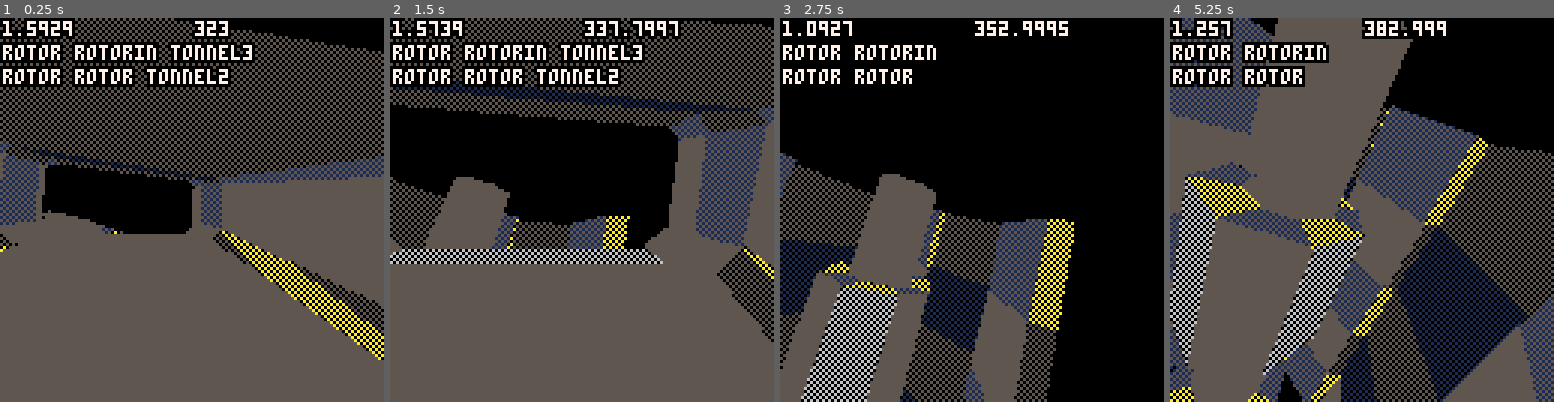
Above: before the commit, frames 1-4 (left to right).
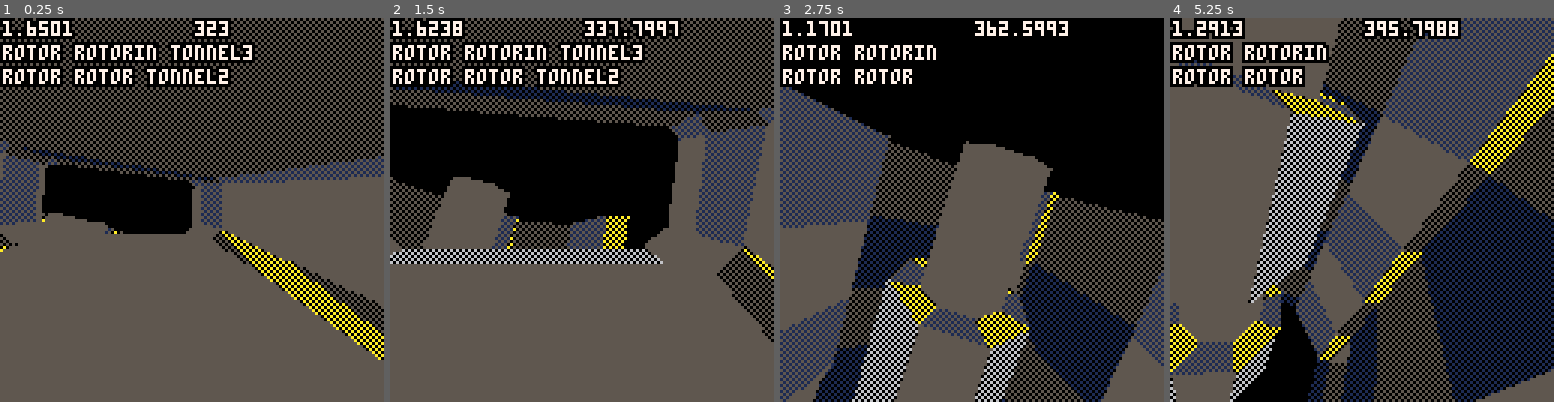
Above: after the commit, the same moments.

Repository: Megus/piconiccc
Game: PICO-8 cartridge pico8/piconiccc.p8
The game is run twice, just before and just after one commit, with the same random seed, the same clock (stepped at 60 frames per second) and the same inputs.
Inputs:
- Up to frame 1 (0.25 s): no input
- Up to frame 2 (1.5 s): no input
- Up to frame 3 (2.75 s): hold Right 1.6-2.1 s; hold Right from 2.47 s (still down)
- Up to frame 4 (5.25 s): release Right at 3.03 s; hold Left 3.08-3.58 s; hold Right 4.02-4.68 s; hold Left from 5.08 s (still down)

The runs differ from the first frame. In frame 1, 1.4% of the frame differs, in the area x 7-100%, y 0-75%; in frame 2, 0.3%; in frame 3, 43%; in frame 4, 49%, in the area x 0-100%, y 0-100%.

Commit message:
Suddenly fixed z-clipping ROTORIN!

Diff:
--- a/pico8/3d.lua
+++ b/pico8/3d.lua
@@ -1,7 +1,7 @@
 v2d = {}
 
 -- Projection matrix
-znear, zfar = 0.5, 20
+znear, zfar = 0.1, 10
 sc = 64
 --sc = 10
 
@@ -9,6 +9,15 @@
 	local x,y,z = v[1],v[2],v[3]
 	local len = sqrt(x*x+y*y+z*z)
 	return {x/len,y/len,z/len}
+end
+
+function roty_matrix(angle)
+	return {
+		cos(angle), 0, sin(angle), 0,
+		0, 1, 0, 0,
+		-sin(angle), 0, cos(angle), 0,
+		0, 0, 0, 1
+	}
 end
 
 function cross(v1, v2)
@@ -64,7 +73,7 @@
 end
 
 
-function m3d(obj, eye, dir, up)
+function m3d(obj, eye, dir, up, angle)
 	-- Camera matrix
 	local xaxis = normalize(cross(dir, up))
 	local yaxis = cross(xaxis, dir)
@@ -74,6 +83,9 @@
 		dir[1], dir[2], dir[3], -dot(dir, eye),
 		0, 0, 0, 1
 	}
+	if angle ~= nil then
+		m = mmult(m, roty_matrix(angle))
+	end
 
 	local sorted = {}
 
@@ -82,7 +94,7 @@
 		local v = obj.v[c]
 		local v1, v2, v3 = v[1], v[2], v[3]
 		local x, y, z = m[1]*v1+m[2]*v2+m[3]*v3+m[4], m[5]*v1+m[6]*v2+m[7]*v3+m[8], m[9]*v1+m[10]*v2+m[11]*v3+m[12]
-		v2d[c] = {x, y, z, 64 - sc * x / z, 64 - sc * y /z }
+		v2d[c] = {x, y, z, x / z, y / z }
 	end
 
 	for tri in all(obj.f) do
@@ -117,10 +129,10 @@
 					local n2x,n2y,n2z = z_clip_line(p2x,p2y,p2z,p3x,p3y,p3z,znear)
 					local n3x,n3y,n3z = z_clip_line(p1x,p1y,p1z,p3x,p3y,p3z,znear)
 
-					local s1x,s1y = 64 - sc * p1x / p1z, 64 - sc * p1y / p1z
-					local s2x,s2y = 64 - sc * p2x / p2z, 64 - sc * p2y / p2z
-					local s3x,s3y = 64 - sc * n2x / n2z, 64 - sc * n2y / n2z
-					local s4x,s4y = 64 - sc * n3x / n3z, 64 - sc * n3y / n3z
+					local s1x,s1y = p1x / p1z, p1y / p1z
+					local s2x,s2y = p2x / p2z, p2y / p2z
+					local s3x,s3y = n2x / n2z, n2y / n2z
+					local s4x,s4y = n3x / n3z, n3y / n3z
 
 					add(sorted, {z_paint, s1x, s1y, s2x, s2y, s4x, s4y, tri[1] + 0x1000.a5a5})
 					add(sorted, {z_paint, s2x, s2y, s4x, s4y, s3x, s3y, tri[1] + 0x1000.a5a5})
@@ -129,9 +141,9 @@
 					local n1x,n1y,n1z = z_clip_line(p1x,p1y,p1z,p2x,p2y,p2z,znear)
 					local n2x,n2y,n2z = z_clip_line(p1x,p1y,p1z,p3x,p3y,p3z,znear)
 
-					local s1x,s1y = 64 - sc * p1x / p1z, 64 - sc * p1y / p1z
-					local s2x,s2y = 64 - sc * n1x / n1z, 64 - sc * n1y / n1z
-					local s3x,s3y = 64 - sc * n2x / n2z, 64 - sc * n2y / n2z
+					local s1x,s1y = p1x / p1z, p1y / p1z
+					local s2x,s2y = n1x / n1z, n1y / n1z
+					local s3x,s3y = n2x / n2z, n2y / n2z
 
 					add(sorted, {z_paint, s1x, s1y, s2x, s2y, s3x, s3y, tri[1] + 0x1000.a5a5})
 				end
@@ -142,6 +154,7 @@
 	-- Sort faces and draw them
 	radix_sort(sorted, 8, 1, #sorted)
 	for tri in all(sorted) do
-		triangle(tri[2], tri[3], tri[4], tri[5], tri[6], tri[7], tri[8])
+		local x1, y1, x2, y2, x3, y3 = tri[2], tri[3], tri[4], tri[5], tri[6], tri[7]
+		triangle(64 - sc * x1, 64 - sc * y1, 64 - sc * x2, 64 - sc * y2, 64 - sc * x3, 64 - sc * y3, tri[8])
 	end
 end
--- a/pico8/main.lua
+++ b/pico8/main.lua
@@ -7,11 +7,11 @@
 
 function _update60()
   frame += 0.2
-  --[[if btn(1) then
-    frame += 0.1
+  if btn(1) then
+    frame += 0.2
   elseif btn(0) then
-    frame -= 0.1
-  end]]
+    frame -= 0.2
+  end
 end
 
 function _draw()
@@ -26,7 +26,11 @@
       cameras = cameras .. renderlist[c + 1] .. " "
       set_cam_idx()
       spline_cam()
-      m3d(model, eye, dir, up)
+      if renderlist[c] == "rotorin" then
+        m3d(model, eye, dir, up, -frame / 30)
+      else
+        m3d(model, eye, dir, up)
+      end
     end
   end
 
